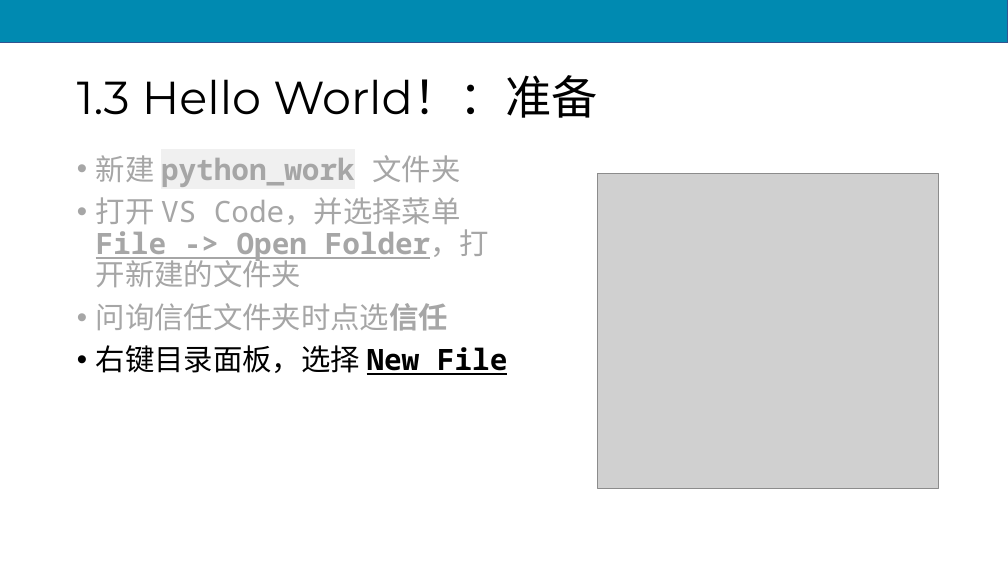
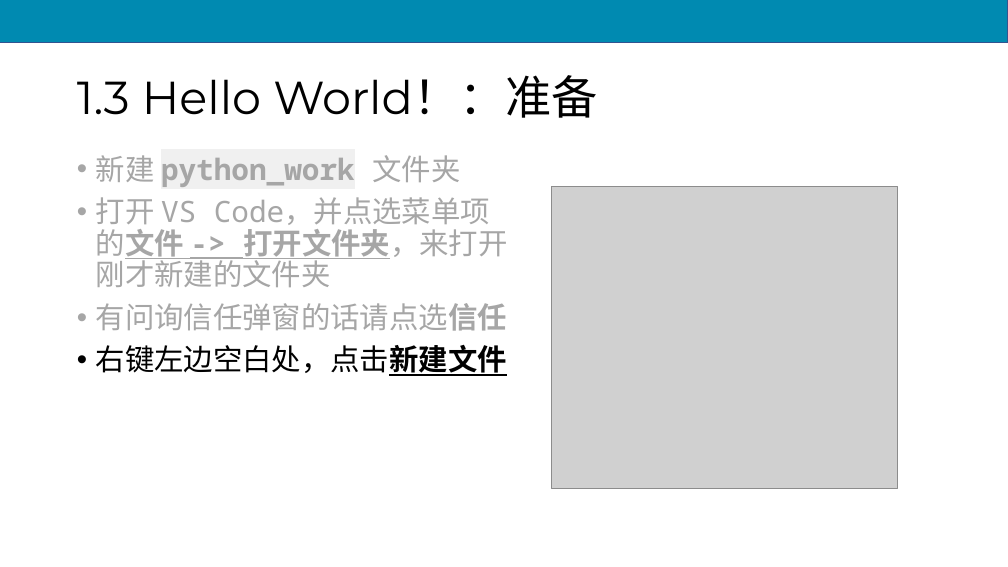
Before and after one commit to scruel/pcc_3e_slides, a slide deck: slide 21 of PPT/python1.pptx (slide 17 before the commit). Drawn at 1008x567 pixels with LibreOffice and Linux fonts; fonts in the diff are those of the drawing; grey boxes stand for pictures. Boxes give left, top, right and bottom in pixels: in the first picture for what was removed or moved away, otherwise in the second. Text is boxed around its words. In the diff, an @@ line names an element or a change of style, - is before the commit and + after.

```diff
--- a/PPT/python1.pptx
+++ b/PPT/python1.pptx
@@ text at bbox=[96, 197, 507, 376]: text changed @@
-• 打开 VS Code，并选择菜单 File -> Open Folder，打开新建的文件夹
-• 问询信任文件夹时点选信任
-• 右键目录面板，选择 New File
+• 打开 VS Code，并点选菜单项的文件 -> 打开文件夹，来打开刚才新建的文件夹
+• 有问询信任弹窗的话请点选信任
+• 右键左边空白处，点击新建文件
@@ picture: place and size @@
-picture at bbox=[597, 173, 938, 488]
+picture at bbox=[551, 186, 898, 488]
```
Also in this commit, not shown: 10 other slides changed, 7 slides added, 17 other files.
